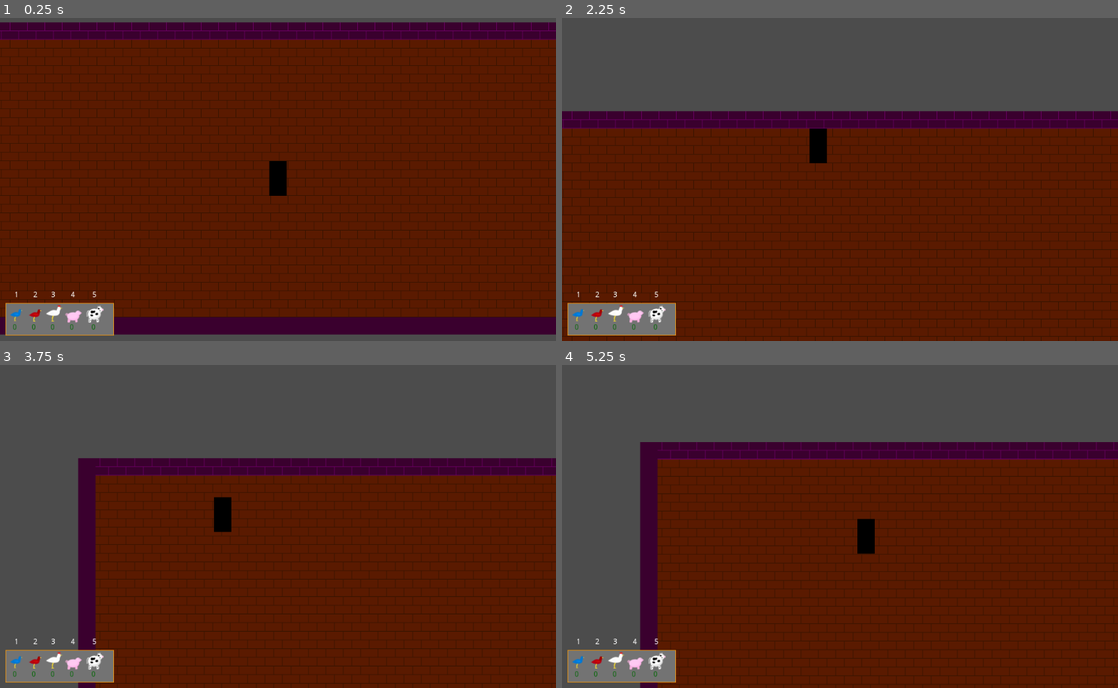
Above: before the commit, frames 1-4 (two rows, left to right).
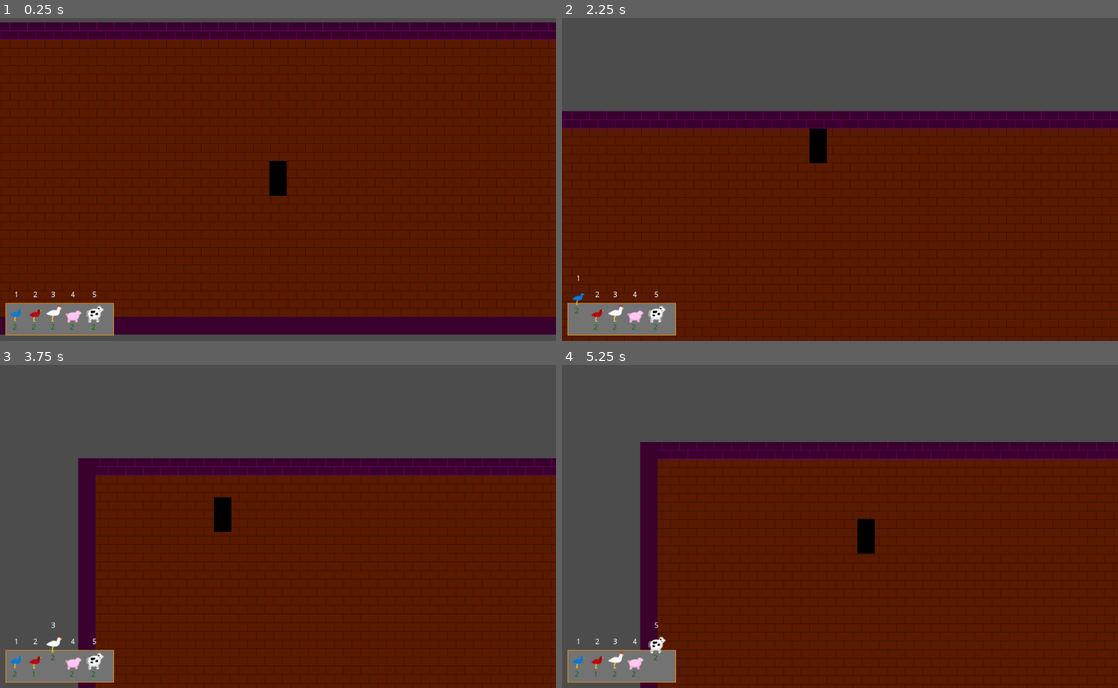
Above: after the commit, the same moments.

Repository: agmcleod/ld43
Game: Godot game, scene res://main.tscn
Same seed, same stepped clock (60 frames per second), same inputs: the game is played once before the commit and once after it.
Inputs:
- Up to frame 1 (0.25 s): no input
- Up to frame 2 (2.25 s): tap Enter at 0.5 s; hold W (up) 0.53-2.03 s; tap C (cast) at 0.6, 1.35 s; tap Space at 2 s; hold A (left) from 2.03 s (still down); tap 1 (ingredient_1) at 2.1 s
- Up to frame 3 (3.75 s): tap C (cast) at 2.3, 3.05 s; tap 2 (ingredient_2) at 2.85 s; release A (left) at 3.53 s; hold S (down) from 3.53 s (still down); tap 3 (ingredient_3) at 3.6 s
- Up to frame 4 (5.25 s): tap C (cast) at 3.8, 4.55 s; release S (down) at 4.28 s; hold D (right) 4.28-5.03 s; tap 4 (ingredient_4) at 4.35 s; hold W (up) from 5.03 s (still down); tap 5 (ingredient_5) at 5.1 s

The runs differ from the first frame. In frame 1, less than 0.1% of the frame differs, in the area x 2-18%, y 95-97%; in frame 2, 0.1%; in frame 3, 0.2%; in frame 4, 0.2%, in the area x 2-19%, y 79-97%.

Commit message:
fire ball hits and does damage

Diff:
--- a/main.tscn
+++ b/main.tscn
@@ -16,6 +16,7 @@
 [ext_resource path="res://images/cow@2x.png" type="Texture" id=14]
 [ext_resource path="res://units/Player.gd" type="Script" id=15]
 [ext_resource path="res://images/player.png" type="Texture" id=16]
+[ext_resource path="res://units/Enemy.tscn" type="PackedScene" id=17]
 
 [sub_resource type="InputEventKey" id=1]
 
@@ -496,6 +497,7 @@
 collision/safe_margin = 0.08
 script = ExtResource( 15 )
 _sections_unfolded = [ "collision" ]
+health = 400
 speed = 200
 
 [node name="Camera2D" type="Camera2D" parent="Player" index="0"]
@@ -531,6 +533,14 @@
 
 shape = SubResource( 3 )
 
+[node name="Enemy" parent="." index="15" instance=ExtResource( 17 )]
+
+position = Vector2( 1780, -140 )
+
+[node name="Enemy2" parent="." index="16" instance=ExtResource( 17 )]
+
+position = Vector2( 1780, 60 )
+
 [connection signal="pressed" from="UI/Resources/cast" to="Player" method="_on_cast_pressed"]
 
 
--- a/spells/Spell.gd
+++ b/spells/Spell.gd
@@ -13,17 +13,21 @@
 var time_alive = 0
 export (bool) var dies_on_collision = false
 
-func _on_area_entered(other):
-  if (self.group_name == "player" && other.group_name == "enemy") || (self.group_name == "enemy" && other.group_name == "player"):
-    other.take_damage(damage)
-    other.handle_spell(status, status_duration, status_damage)
+var caster_id = -1
 
-  if other.group_name != "spell" && dies_on_collision:
-    queue_free()
+func _on_body_entered(other):
+  if self.caster_id != other.get_instance_id():
+    if (other.is_in_group("player") || other.is_in_group("enemy")):
+      other.take_damage(damage)
+      other.handle_spell(status, status_duration, status_damage)
+      if dies_on_collision:
+        queue_free()
+    elif !other.is_in_group("spell") && dies_on_collision:
+      queue_free()
 
 
 func _ready():
-  self.connect('area_entered', self, '_on_area_entered')
+  self.connect('body_entered', self, '_on_body_entered')
   self.add_to_group("spell")
 
 func _process(delta):
@@ -38,3 +42,6 @@
 func set_direction(x, y):
   direction.x = x
   direction.y = y
+
+func set_caster_id(id):
+  caster_id = id
--- a/ui/Resources.gd
+++ b/ui/Resources.gd
@@ -13,16 +13,21 @@
 }
 
 var resource_storage = {
-  blue_bird = 0,
-  red_bird = 0,
-  chicken = 0,
-  cow = 0,
-  pig = 0
+  blue_bird = 2,
+  red_bird = 2,
+  chicken = 2,
+  cow = 2,
+  pig = 2
 }
 
 var active_count = 0
 
 func _ready():
+  get_node("blue_bird/text").text = "%d" % resource_storage.blue_bird
+  get_node("red_bird/text").text = "%d" % resource_storage.red_bird
+  get_node("chicken/text").text = "%d" % resource_storage.chicken
+  get_node("cow/text").text = "%d" % resource_storage.cow
+  get_node("pig/text").text = "%d" % resource_storage.pig
   pass
 
 func get_selected_ingredients():
--- /dev/null
+++ b/units/Enemy.tscn
@@ -0,0 +1,43 @@
+[gd_scene load_steps=3 format=2]
+
+[ext_resource path="res://units/SpellReceiver.gd" type="Script" id=1]
+
+[sub_resource type="RectangleShape2D" id=1]
+
+custom_solver_bias = 0.0
+extents = Vector2( 10, 10 )
+
+[node name="KinematicBody2D" type="KinematicBody2D" groups=[
+"enemy",
+]]
+
+input_pickable = false
+collision_layer = 1
+collision_mask = 1
+collision/safe_margin = 0.08
+script = ExtResource( 1 )
+health = 50
+
+[node name="CollisionShape2D" type="CollisionShape2D" parent="." index="0"]
+
+position = Vector2( -9.53674e-07, 9.53674e-07 )
+scale = Vector2( 2, 2 )
+shape = SubResource( 1 )
+
+[node name="ColorRect" type="ColorRect" parent="." index="1"]
+
+anchor_left = 0.0
+anchor_top = 0.0
+anchor_right = 0.0
+anchor_bottom = 0.0
+margin_left = -20.0
+margin_top = -20.0
+margin_right = 20.0
+margin_bottom = 20.0
+rect_pivot_offset = Vector2( 0, 0 )
+rect_clip_content = false
+mouse_filter = 0
+mouse_default_cursor_shape = 0
+size_flags_horizontal = 1
+size_flags_vertical = 1
+color = Color( 0.15247, 0.344681, 0.644531, 1 )
--- a/units/Player.gd
+++ b/units/Player.gd
@@ -12,7 +12,6 @@
 var fireball_scene = load("res://spells/FireBall.tscn")
 
 func _ready():
-  health = 500
   # Called when the node is added to the scene for the first time.
   # Initialization here
   pass
@@ -30,7 +29,7 @@
     if Input.is_action_pressed('up'):
       velocity.y -= 1
 
-  if velocity.x != 0 && velocity.y != 0:
+  if velocity.x != 0 || velocity.y != 0:
     direction.x = velocity.x
     direction.y = velocity.y
 
@@ -60,9 +59,13 @@
   if status == constants.SPELL_STATUS_TYPE.FROZEN:
     return
 
+  resources_ui.get_node("cast").hide()
   var spell = _get_spell()
   # this shouldnt be needed when all spells are implemented
   if spell:
+    spell.set_caster_id(self.get_instance_id())
+    spell.position.x = self.position.x
+    spell.position.y = self.position.y
     get_tree().get_root().add_child(spell)
     spell.set_direction(direction.x, direction.y)
 
--- a/units/SpellReceiver.gd
+++ b/units/SpellReceiver.gd
@@ -1,12 +1,13 @@
 extends KinematicBody2D
 
-var health = 0
+export var health = 0
 var status = 0
 var effect_timer = 0
 var damage_per_tick = 0
 var tick_rate = 1.0
 
 func take_damage(amount):
+  print(self.get_instance_id(), amount)
   health -= amount
   if health <= 0:
     queue_free()
@@ -21,7 +22,7 @@
   tick_rate -= delta
   if tick_rate <= 0:
     tick_rate = 1.0
-    health -= damage_per_tick
+    take_damage(damage_per_tick)
 
 func _process(delta):
   if effect_timer > 0:
Not shown: 1 places in main.tscn that only renumber resources
